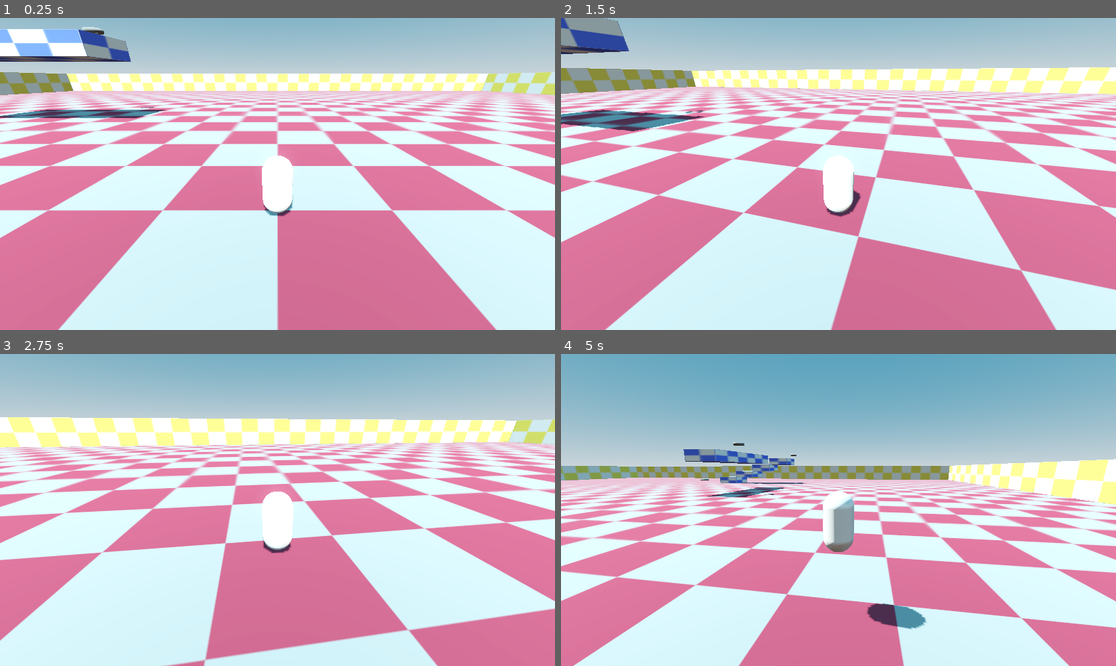
Above: before the commit, frames 1-4 (two rows, left to right).
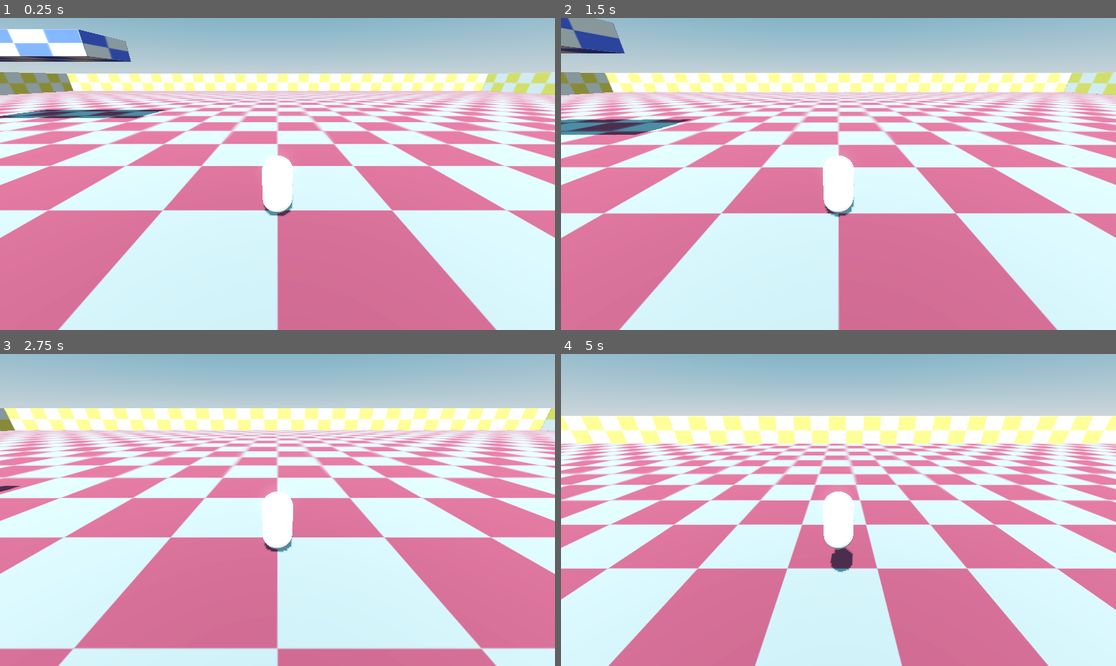
Above: after the commit, the same moments.

Repository: Mettle0/Treasure_Hunter
Game: Godot game, scene res://level.tscn
Same seed, same stepped clock (60 frames per second), same inputs: the game is played once before the commit and once after it.
Inputs (mouse positions are in pixels of both pictures, inside the frame that each line leads up to):
- Up to frame 1 (0.25 s): no input
- Up to frame 2 (1.5 s): tap Enter at 0.5 s; move the mouse to (866, 174) at 0.52 s; press the mouse at (866, 174) at 0.53 s; hold W (forward) from 0.53 s (still down); tap Space (jump) at 0.77 s; move the mouse to (810, 174) at 1.27 s; release the mouse at (810, 174) at 1.28 s; click (810, 174) at 1.35 s
- Up to frame 3 (2.75 s): keep holding W (forward); tap Space (jump) at 1.52 s; move the mouse to (288, 503) at 2.02 s; press the mouse at (288, 503) at 2.03 s
- Up to frame 4 (5 s): move the mouse to (832, 516) at 2.77 s; release the mouse at (832, 516) at 2.78 s; click (832, 516) at 2.85 s; tap Space (jump) at 3.02, 3.77, 4.52 s; move the mouse to (877, 513) at 3.52 s; press the mouse at (877, 513) at 3.53 s; tap Escape (ui_cancel) at 4.15 s; move the mouse to (672, 463) at 4.27 s; release W (forward) at 4.28 s; release the mouse at (672, 463) at 4.28 s; hold A (left) from 4.28 s (still down); click (672, 463) at 4.35 s

The runs differ from the first frame. In frame 1, less than 0.1% of the frame differs, in the area x 14-28%, y 2-29%; in frame 2, 35%; in frame 3, 50%; in frame 4, 79%, in the area x 0-100%, y 0-100%.

Commit message:
Revert "Spawn/Camera Additions"
This reverts commit 0394167abcd63035b985c1cc5a14dda4cee643ef.

Diff:
--- a/level.tscn
+++ b/level.tscn
@@ -1,11 +1,9 @@
-[gd_scene load_steps=21 format=3 uid="uid://dmmirgcbk7253"]
+[gd_scene load_steps=19 format=3 uid="uid://dmmirgcbk7253"]
 
 [ext_resource type="PackedScene" uid="uid://cs3vnoy4msd86" path="res://scenes/entities/player/player.tscn" id="1_u52ul"]
 [ext_resource type="Texture2D" uid="uid://usp2ffqqfe2n" path="res://resources/Red Tile.png" id="2_vonw3"]
 [ext_resource type="Texture2D" uid="uid://bxf8hyrh2a8xo" path="res://resources/Yellow Tile.png" id="3_oi3di"]
 [ext_resource type="Texture2D" uid="uid://clkdu2vui5bxs" path="res://resources/Blue.png" id="4_0b4ue"]
-[ext_resource type="Script" uid="uid://ckwbfec4j6jqx" path="res://location_manager.gd" id="5_f2txt"]
-[ext_resource type="Script" uid="uid://icsl251lmlgu" path="res://location.gd" id="6_1ainy"]
 
 [sub_resource type="ProceduralSkyMaterial" id="ProceduralSkyMaterial_5xgho"]
 sky_top_color = Color(0.244459, 0.480406, 0.59416, 1)
@@ -70,7 +68,6 @@
 
 [node name="Player" parent="Entities" instance=ExtResource("1_u52ul")]
 transform = Transform3D(1, 0, 0, 0, 1, 0, 0, 0, 1, 0, 0.154809, 0)
-base_speed = 15.0
 
 [node name="BetaMap001" type="Node3D" parent="."]
 
@@ -186,31 +183,3 @@
 [node name="CollisionShape3D7" type="CollisionShape3D" parent="BetaMap001/BetaMap_001 Platforms"]
 transform = Transform3D(6, 0, 0, 0, 2, 0, 0, 0, 6, -20, 7, -18)
 shape = SubResource("BoxShape3D_i2t4f")
-
-[node name="Location Manager" type="Node3D" parent="BetaMap001"]
-script = ExtResource("5_f2txt")
-
-[node name="L1" type="Node3D" parent="BetaMap001/Location Manager"]
-transform = Transform3D(1, 0, 0, 0, 1, 0, 0, 0, 1, -21.3857, 9.22946, -22.5228)
-script = ExtResource("6_1ainy")
-metadata/_custom_type_script = "uid://icsl251lmlgu"
-
-[node name="L2" type="Node3D" parent="BetaMap001/Location Manager"]
-transform = Transform3D(1, 0, 0, 0, 1, 0, 0, 0, 1, -49.6647, 3.75824, 0)
-script = ExtResource("6_1ainy")
-metadata/_custom_type_script = "uid://icsl251lmlgu"
-
-[node name="L3" type="Node3D" parent="BetaMap001/Location Manager"]
-transform = Transform3D(1, 0, 0, 0, 1, 0, 0, 0, 1, -31.5496, 8.39541, -22.5807)
-script = ExtResource("6_1ainy")
-metadata/_custom_type_script = "uid://icsl251lmlgu"
-
-[node name="L4" type="Node3D" parent="BetaMap001/Location Manager"]
-transform = Transform3D(1, 0, 0, 0, 1, 0, 0, 0, 1, -51.24, 9.12543, -21.4656)
-script = ExtResource("6_1ainy")
-metadata/_custom_type_script = "uid://icsl251lmlgu"
-
-[node name="L5" type="Node3D" parent="BetaMap001/Location Manager"]
-transform = Transform3D(1, 0, 0, 0, 1, 0, 0, 0, 1, -37.3509, 1.67914, 0)
-script = ExtResource("6_1ainy")
-metadata/_custom_type_script = "uid://icsl251lmlgu"
--- a/location.gd
+++ /dev/null
@@ -1,3 +0,0 @@
-class_name location
-
-extends Node3D
--- a/location_manager.gd
+++ /dev/null
@@ -1,24 +0,0 @@
-extends Node
-
-@onready var chosen_locations: Array
-@onready var locations: Array
-const TREASURE = preload("res://scenes/entities/objects/treasure.tscn")
-
-func _ready() -> void:
-	locations = get_children()
-	var treasure_set: Array
-	treasure_set = get_locations()
-	for loc in range(len(treasure_set)):
-		var newTreasure = TREASURE.instantiate()
-		treasure_set[loc].add_child(newTreasure)
-
-
-func get_locations() -> Array:
-	chosen_locations.clear()
-	var choices = locations.duplicate()
-	choices.shuffle()
-	chosen_locations = choices.slice(0, 3)
-	return chosen_locations
-
-func spawn_treasure() -> void:
-	pass
--- a/project.godot
+++ b/project.godot
@@ -14,10 +14,6 @@
 run/main_scene="res://level.tscn"
 config/features=PackedStringArray("4.4", "Forward Plus")
 config/icon="res://icon.svg"
-
-[autoload]
-
-LocationManager="*res://location_manager.gd"
 
 [input]
 
@@ -76,8 +72,3 @@
 "events": [Object(InputEventJoypadMotion,"resource_local_to_scene":false,"resource_name":"","device":-1,"axis":5,"axis_value":1.0,"script":null)
 ]
 }
-"left click"={
-"deadzone": 0.2,
-"events": [Object(InputEventMouseButton,"resource_local_to_scene":false,"resource_name":"","device":-1,"window_id":0,"alt_pressed":false,"shift_pressed":false,"ctrl_pressed":false,"meta_pressed":false,"button_mask":0,"position":Vector2(0, 0),"global_position":Vector2(0, 0),"factor":1.0,"button_index":1,"canceled":false,"pressed":false,"double_click":false,"script":null)
-]
-}
--- a/scenes/entities/objects/treasure.tscn
+++ /dev/null
@@ -1,8 +0,0 @@
-[gd_scene load_steps=2 format=3 uid="uid://bqujbhbesirp6"]
-
-[sub_resource type="TorusMesh" id="TorusMesh_5at76"]
-
-[node name="Treasure" type="Node3D"]
-
-[node name="MeshInstance3D" type="MeshInstance3D" parent="."]
-mesh = SubResource("TorusMesh_5at76")
--- a/scenes/entities/player/camera_controller.gd
+++ b/scenes/entities/player/camera_controller.gd
@@ -4,33 +4,18 @@
 @export var max_limit_x: float
 @export var horizontal_acceleration := 3.0
 @export var vertical_acceleration := 2.0
-@export var mouse_acceleration := 0.005
-
-func _ready() -> void:
-	#Window grabs the cursor on startup
-	Input.mouse_mode = Input.MOUSE_MODE_CAPTURED
+@export var mouse_accesleration := 0.005
 
 func _process(delta: float) -> void:
 	var joy_dir = Input.get_vector("pan_left","pan_right","pan_up","pan_down")
 	rotate_from_vector(joy_dir * delta * Vector2(horizontal_acceleration, vertical_acceleration))
 
-func _input(event: InputEvent) -> void:
-	cursorCap(event)
-
-	#Use mouse motion to rotate camera
-	if event is InputEventMouseMotion:
-		rotate_from_vector(event.relative * mouse_acceleration)
+#func _input(event: InputEvent) -> void:
+	#if event is InputEventMouseMotion:
+		#rotate_from_vector(event.relative * mouse_accesleration)
 
 func rotate_from_vector(v: Vector2):
 	if v.length() == 0: return
 	rotation.y -= v.x
 	rotation.x -= v.y
 	rotation.x = clamp(rotation.x, min_limit_x, max_limit_x)
-
-func cursorCap(event: InputEvent) -> void:
-	#Function that handles capturing and releasing the mouse cursor from the game window
-	if event.is_action_pressed("ui_cancel"):
-		Input.mouse_mode = Input.MOUSE_MODE_VISIBLE
-	if event.is_action_pressed("left click"):
-		if Input.mouse_mode == Input.MOUSE_MODE_VISIBLE:
-			Input.mouse_mode = Input.MOUSE_MODE_CAPTURED
Not shown, removed: location.gd.uid
Not shown, removed: location_manager.gd.uid
